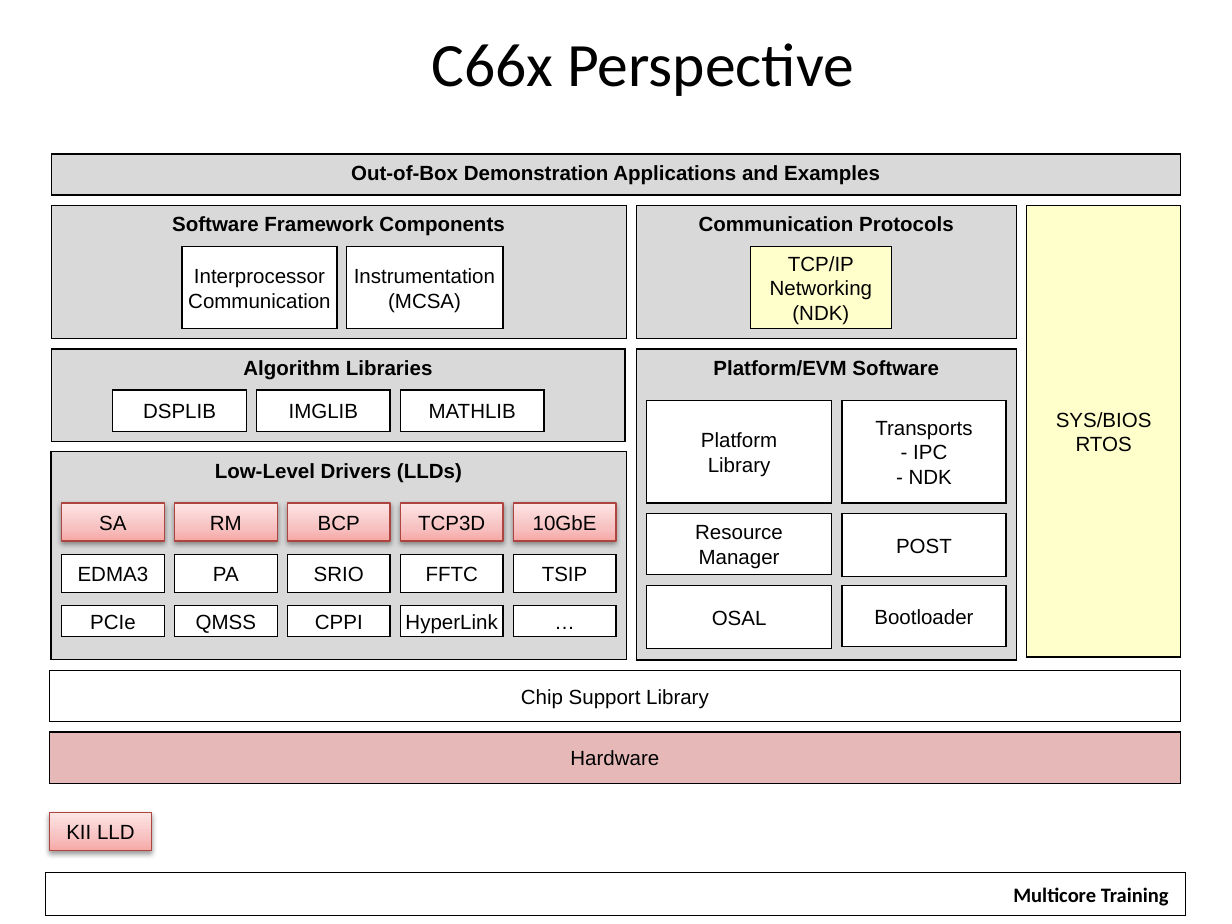
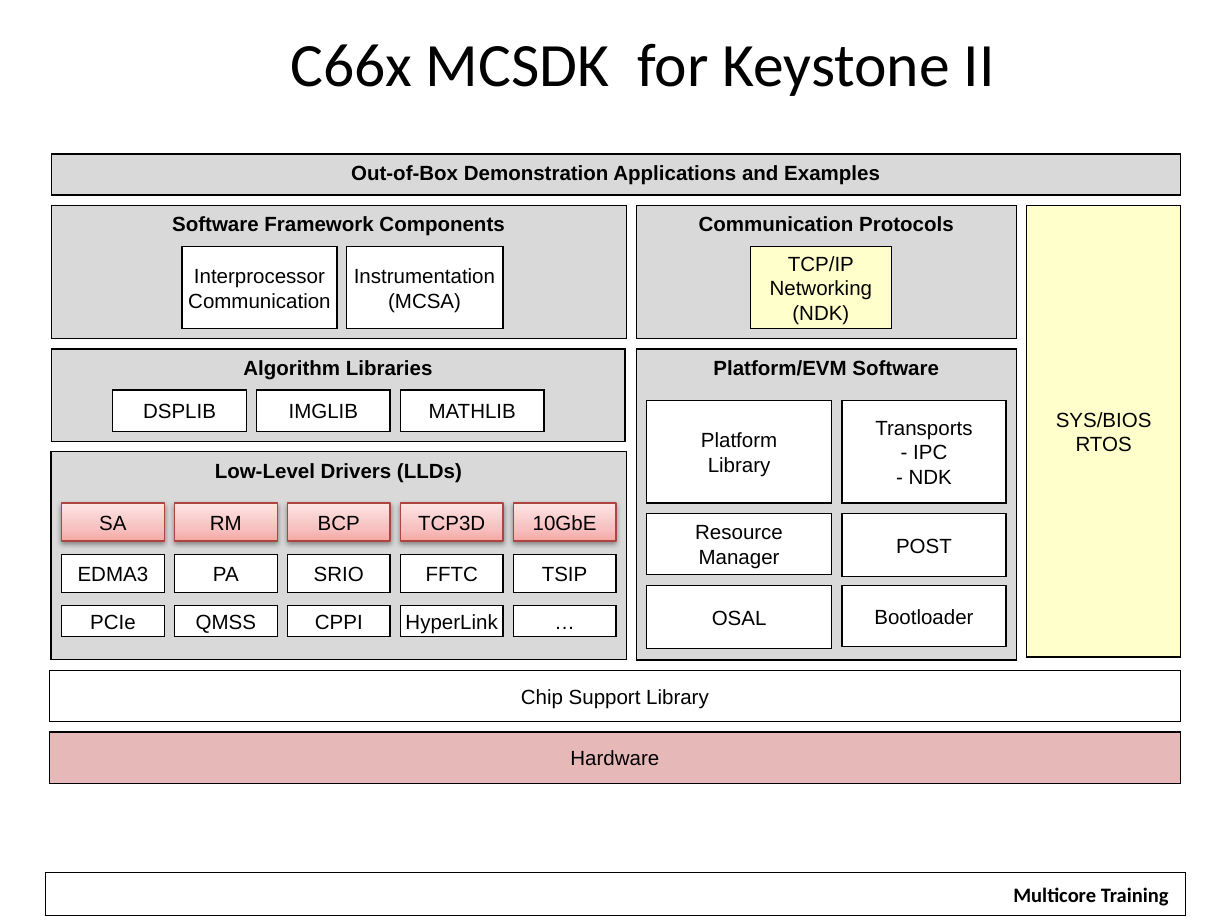
Before and after one commit to hari1989/keystone-workshop, a slide deck: slide 12 of slides/KeyStone Software.pptx (slide 5 before the commit). Drawn at 1232x924 pixels with LibreOffice and Linux fonts; fonts in the diff are those of the drawing; background and template pictures are left out. Boxes give left, top, right and bottom in pixels: in the first picture for what was removed or moved away, otherwise in the second. Text is boxed around its words. In the diff, an @@ line names an element or a change of style, - is before the commit and + after.

```diff
--- a/slides/KeyStone Software.pptx
+++ b/slides/KeyStone Software.pptx
@@ title at [290,43,995,96]: text changed @@
-C66x Perspective
+C66x MCSDK for Keystone II
@@ rectangle removed at [49,813,152,851] @@
-KII LLD
```
Also in this commit, not shown: 15 other slides changed, 38 slides added, 8 slides removed.
